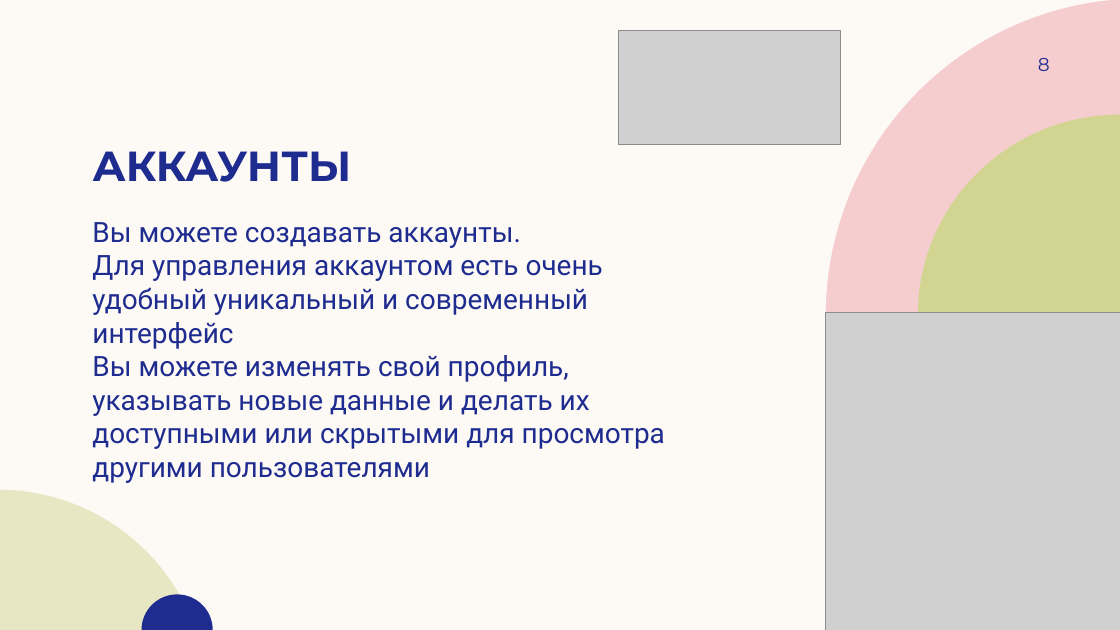
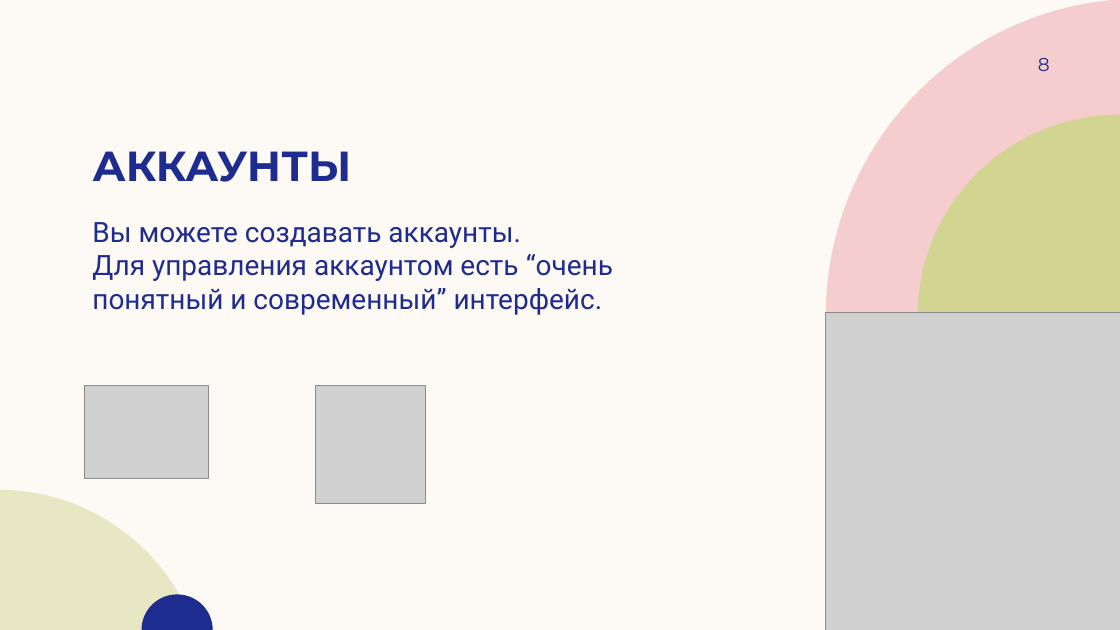
Before and after one commit to emerikko/news, a slide deck: slide 8 of Лицейский.pptx. Drawn at 1120x630 pixels with LibreOffice and Linux fonts; fonts in the diff are those of the drawing; grey boxes stand for pictures; background and template pictures are left out. Boxes give left, top, right and bottom in pixels: in the first picture for what was removed or moved away, otherwise in the second. Text is boxed around its words. In the diff, an @@ line names an element or a change of style, - is before the commit and + after.

```diff
--- a/Лицейский.pptx
+++ b/Лицейский.pptx
@@ picture removed at bbox=[619, 30, 841, 145] @@
@@ text at bbox=[92, 254, 613, 315]: text changed @@
-Для управления аккаунтом есть очень удобный уникальный и современный интерфейс
-Вы можете изменять свой профиль, указывать новые данные и делать их доступными или скрытыми для просмотра другими пользователями
+Для управления аккаунтом есть “очень понятный и современный” интерфейс.
@@ picture added at bbox=[84, 386, 208, 479] @@
@@ picture added at bbox=[316, 386, 426, 504] @@
```
Also in this commit, not shown: 7 other slides changed, 3 slides added, 3 slides removed, 1 other file.
